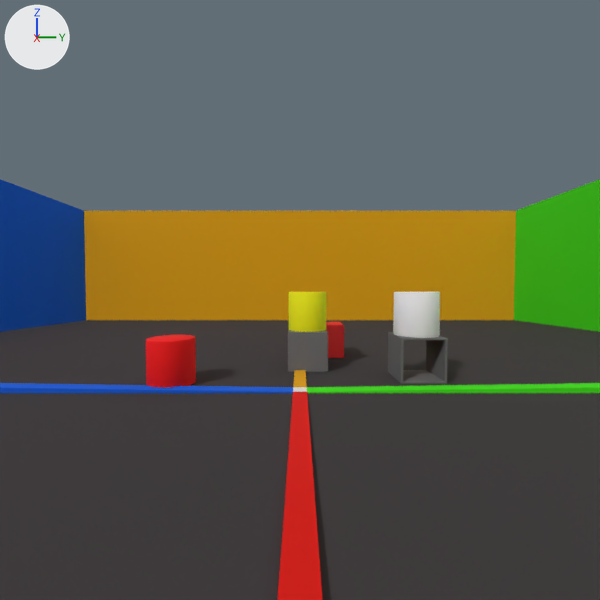
The Blender file simple-scene-gen.blend as it was, and as the next commit left it.
Camera for both pictures: the file's camera 'Camera'. Lighting does not change. The marker at upper left points along +X, +Y and +Z.

Before the edit, the objects in view are built like this:
```python
ob_cube_001 = bpy.data.objects.new('Cube.001', me_cube_030)
ob_cube_001.parent = ob_center
ob_cube_001.location = (-0.698, 0.167, 0.0)
ob_cube_001.scale = (0.1, 0.1, 0.1)
ob_cube_002 = bpy.data.objects.new('Cube.002', me_cube_031)
ob_cube_002.parent = ob_center
ob_cube_002.location = (-0.384, 0.0395, 0.0)
ob_cube_002.scale = (0.1, 0.1, 0.1)
ob_cubehollow_001 = bpy.data.objects.new('CubeHollow.001', me_cube_029)
ob_cubehollow_001.parent = ob_center
ob_cubehollow_001.location = (-0.189, 0.538, 0.0)
ob_cubehollow_001.scale = (0.1, 0.1, 0.1)
ob_cylinder_001 = bpy.data.objects.new('Cylinder.001', me_cylinder_015)
ob_cylinder_001.parent = ob_center
ob_cylinder_001.location = (-0.189, 0.538, 0.2)
ob_cylinder_001.scale = (0.1, 0.1, 0.1)
ob_cylinder_002 = bpy.data.objects.new('Cylinder.002', me_cylinder_016)
ob_cylinder_002.parent = ob_center
ob_cylinder_002.location = (-0.101, -0.56, 0.0)
ob_cylinder_002.scale = (0.1, 0.1, 0.1)
ob_cylinder_003 = bpy.data.objects.new('Cylinder.003', me_cylinder_017)
ob_cylinder_003.parent = ob_center
ob_cylinder_003.location = (-0.384, 0.0395, 0.2)
ob_cylinder_003.scale = (0.1, 0.1, 0.1)
ob_floor = bpy.data.objects.new('Floor', me_plane)
ob_floor.location = (0.0, 0.0, 0.0)
ob_obstacle = bpy.data.objects.new('Obstacle', me_cube_004)
ob_obstacle.parent = ob_center
ob_obstacle.location = (0.0, 0.0, 0.0)
ob_obstacle.scale = (1.11, 0.757, 1.25)
# also in view: 'Cube.003' at (0.0, 0.0, 0.0)
```
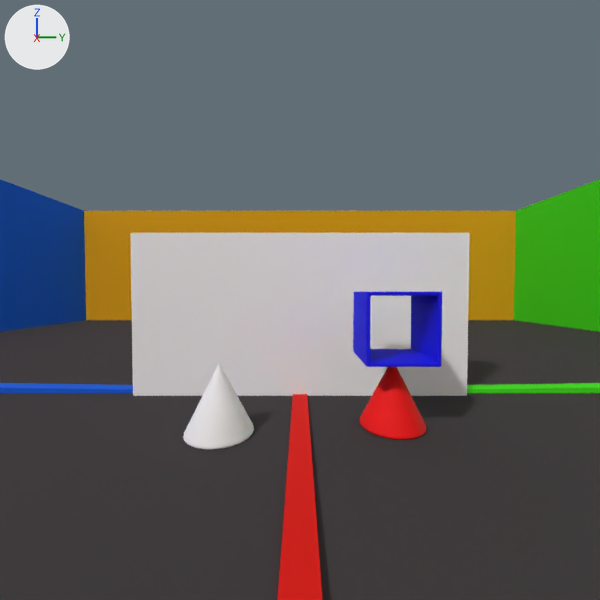
Commit message: Add more complex env with obstacle

The change, as a list of edits to the scene's bpy script:
```text
Change mat_m_obstacle_003:
    mat_m_obstacle_003.base_color: (0.398, 0.337, 0.565) -> (1.0, 1.0, 1.0)  # purple #a99dc6 -> white #ffffff
Change me_cube_029:
    where me_cube_029.from_pydata(...)  # 16 vertices, 16 faces; spans x -1.0..1.0, y -1.0..1.0, z 0.0..2.0
    remove me_cube_029.materials.append(mat_m_cubehollow_018)  # dark grey #6c6c6c
    add me_cube_029.materials.append(mat_m_cubehollow_024)  # blue #0000ff
Change me_cylinder_015:
    where me_cylinder_015.from_pydata(...)  # 64 vertices, 34 faces; spans x -1.0..1.0, y -1.0..1.0, z 0.0..2.0
    remove me_cylinder_015.materials.append(mat_m_cylinder_016)  # white #ffffff
    add me_cylinder_015.materials.append(mat_m_cylinder_027)  # dark grey #6c6c6c
Change ob_obstacle:
    remove ob_obstacle.hide_render = True
    ob_obstacle.scale: (1.11, 0.757, 1.25) -> (1.11, 1.29, 1.25)
Change ob_cubehollow_001:
    ob_cubehollow_001.location: (-0.189, 0.538, 0.0) -> (0.307, 0.277, 0.2)
Remove ob_cube_001:
    ob_cube_001 = bpy.data.objects.new('Cube.001', me_cube_030)
Remove ob_cylinder_002:
    ob_cylinder_002 = bpy.data.objects.new('Cylinder.002', me_cylinder_016)
Remove ob_cube_002:
    ob_cube_002 = bpy.data.objects.new('Cube.002', me_cube_031)
Remove ob_cylinder_003:
    ob_cylinder_003 = bpy.data.objects.new('Cylinder.003', me_cylinder_017)
Add ob_cone_002:
    ob_cone_002 = bpy.data.objects.new('Cone.002', me_cone_016)  # 129 vertices, 129 faces; spans x -1.0..1.0, y -1.0..1.0, z 0.0..2.0; in mat_m_cone_017 (white #ffffff); modifiers BEVEL
    ob_cone_002.parent = ob_center
    ob_cone_002.location = (0.359, -0.228, 0.0)
    ob_cone_002.scale = (0.1, 0.1, 0.1)
Add ob_cone_001:
    ob_cone_001 = bpy.data.objects.new('Cone.001', me_cone_015)  # 129 vertices, 129 faces; spans x -1.0..1.0, y -1.0..1.0, z 0.0..2.0; in mat_m_cone_016 (red #ff0000); modifiers BEVEL
    ob_cone_001.parent = ob_center
    ob_cone_001.location = (0.307, 0.277, 0.0)
    ob_cone_001.scale = (0.1, 0.1, 0.1)
```

What differs and where, as boxes [x1, y1, x2, y2] in the pictures (600 x 600 px):
'Obstacle', shown: after [130, 233, 470, 396]
'CubeHollow.001', recoloured, moved: before [388, 332, 448, 384]; after [353, 292, 442, 367]
'Cone.002', added: after [183, 363, 254, 450]
'Cone.001', added (red): after [359, 367, 427, 440]
'Cylinder.002', deleted (red): before [146, 335, 196, 388]
'Cylinder.001', recoloured: [393, 292, 440, 338] in both
'Cube.002', deleted: before [288, 330, 328, 372]
'Cylinder.003', deleted: before [289, 292, 326, 332]
'Cube.001', deleted (red): before [326, 322, 344, 358]
